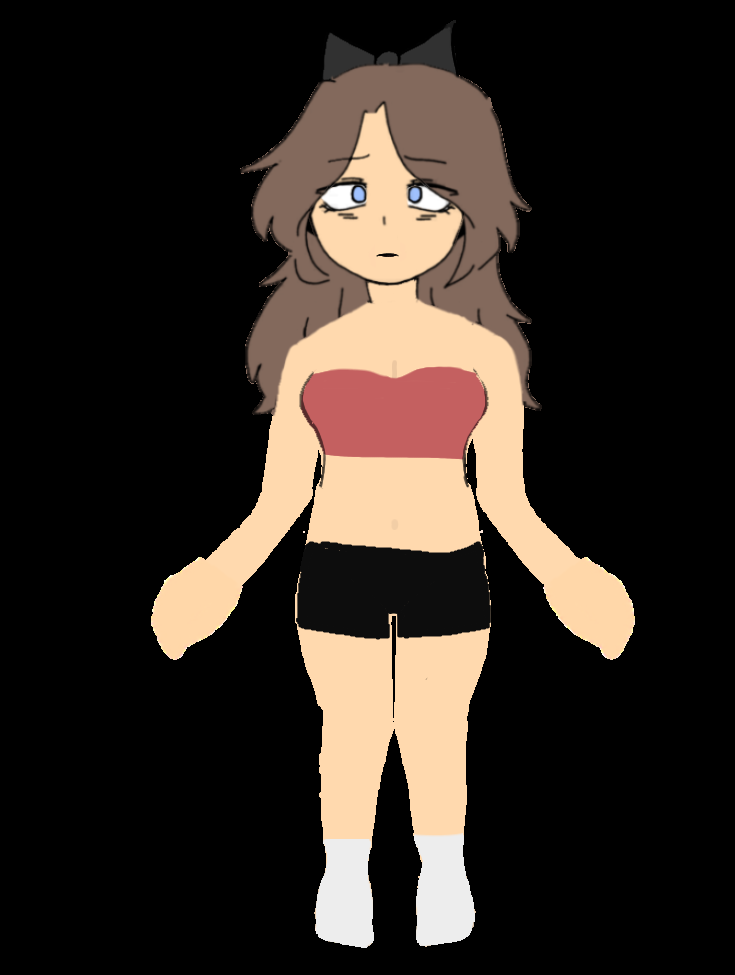
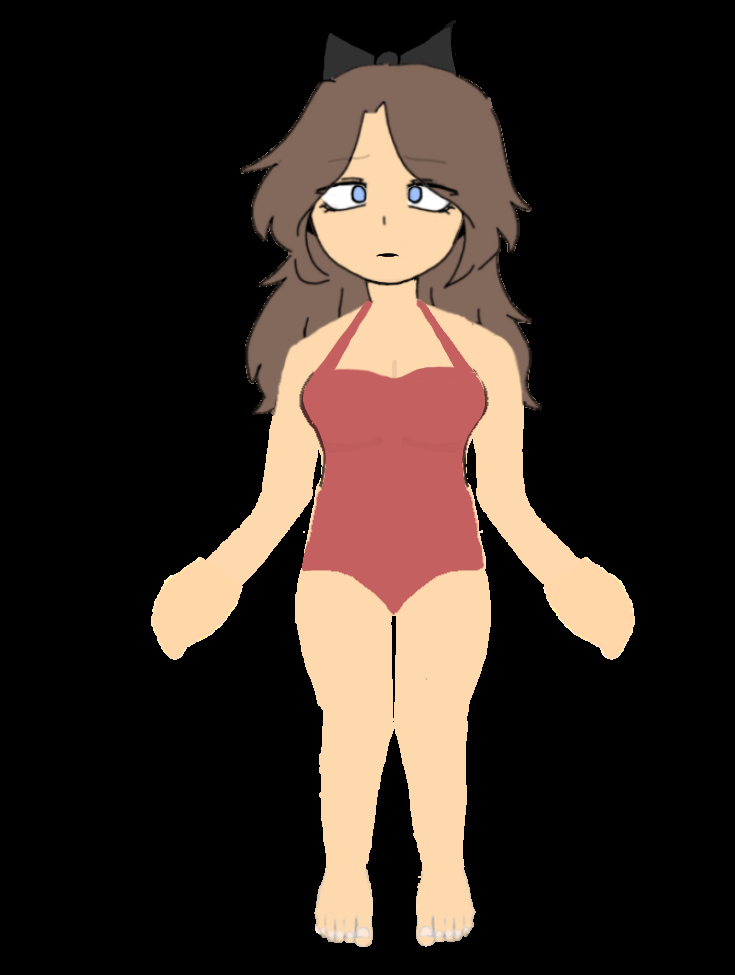
Revision of a layered 735px x 975px image; what changed, layer by layer:
hid "debug/unselected" (1st of 2, in "world" › "Rig1 (flair)" › "torso" › "clothing") over (312, 360, 475, 460)
added layer "swimsuit" (1st of 2, in "world" › "Rig1 (flair)" › "torso" › "clothing") in group "clothing" over (309, 299, 478, 537)
moved "Layer 49" into group "lower arm", painted on it over (296, 352, 329, 633)
hid "Layer 47", moved it into group "clothing", painted on it over (296, 334, 491, 640)
moved "Layer 44" into group "lower arm", painted on it over (456, 347, 491, 635)
showed "Layer 43", moved it into group "neck", painted on it over (365, 287, 488, 584)
hid "Layer 42", moved it into group "mounth v1", painted on it over (369, 256, 495, 640)
showed "Layer 40", moved it into group "head", painted on it over (309, 153, 448, 305)
moved "Layer 39" into group "hair", painted on it over (290, 153, 495, 289)
moved "Layer 38" into group "hair", painted on it over (290, 153, 495, 375)
hid "Layer 37", moved it into group "head accessories", painted on it over (290, 153, 495, 375)
moved "Layer 36" into group "right", painted on it over (290, 153, 495, 375)
showed "Layer 35", moved it into group "right", painted on it over (290, 153, 495, 375)
hid "sport shorts" (1st of 3, in "world" › "Rig1 (flair)" › "torso" › "lower torso" › "clothing") over (300, 541, 485, 614)
added layer "swimsuit" (2nd of 2, in "world" › "Rig1 (flair)" › "torso" › "lower torso" › "clothing") in group "clothing" over (302, 511, 484, 615)
moved "Layer 16" into group "socks", painted on it over (296, 534, 491, 640)
moved "Layer 15" into group "right", painted on it over (296, 535, 491, 640)
moved "Layer 14" into group "lower leg", painted on it over (393, 548, 491, 892)
moved "Layer 12" into group "socks", painted on it over (296, 549, 476, 947)
…and 17 more changes (2 added, 1 opacity, 8 painted, 8 stack, 8 visibility)
